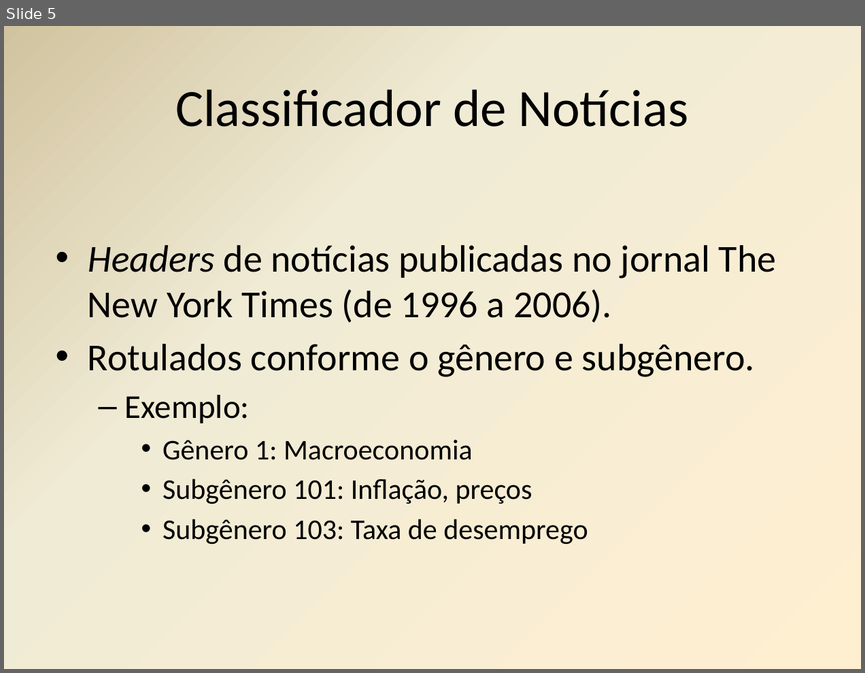
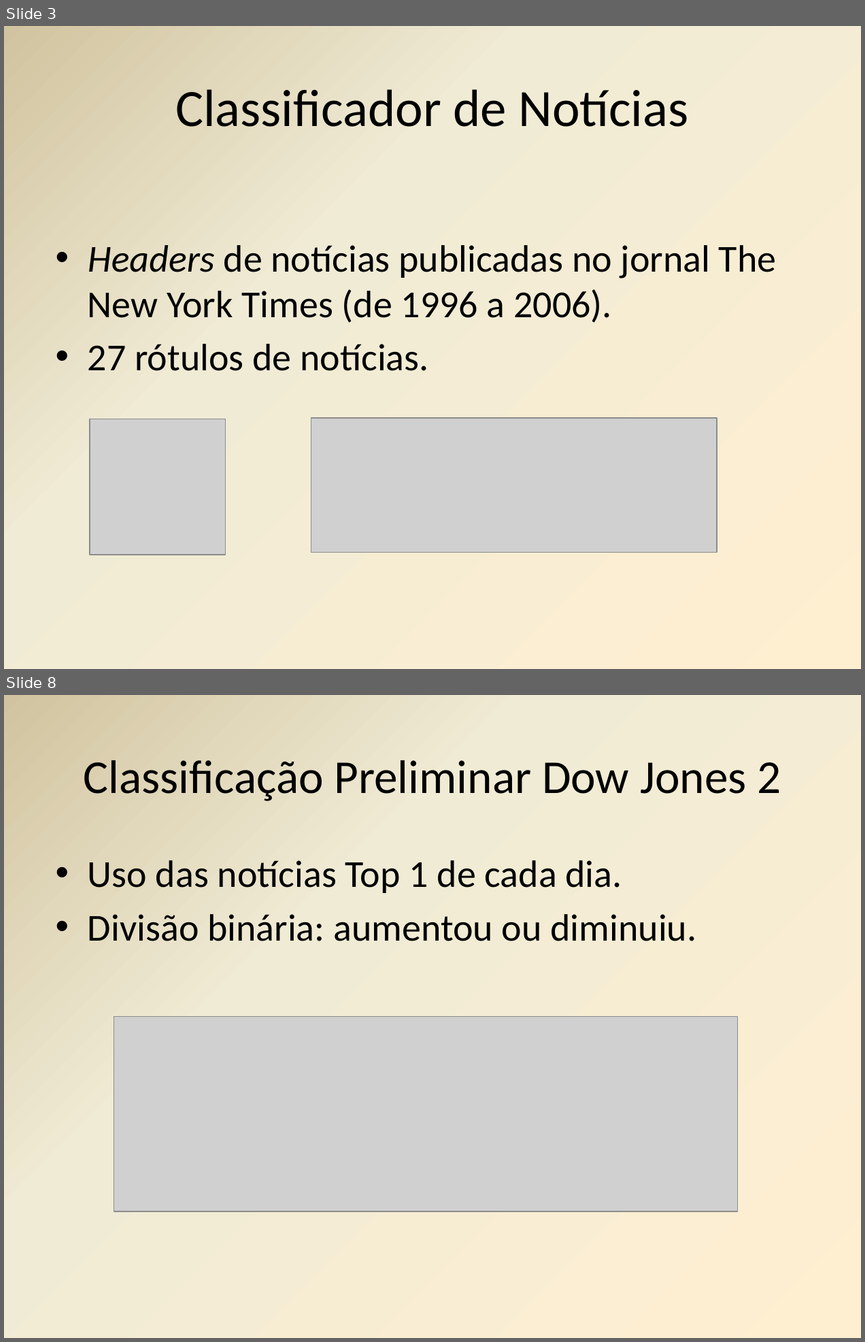
Before and after one commit to mmcastanho/python_kdd, a slide deck: Etapa1_Andre_Matheus.pptx. Shown one above the other, each under a label of ours: slide 5 before the commit, slides 3 and 8 after it; the slides between them are not shown. The pictures are 865x673 and 865x1342 pixels, drawn with LibreOffice and Linux fonts; fonts in the diff are those of the drawing; grey boxes stand for pictures. Boxes give left, top, right and bottom in pixels: in the first picture for what was removed or moved away, otherwise in the second. Text is boxed around its words. In the diff, an @@ line names an element or a change of style, - is before the commit and + after.

```diff
--- a/Etapa1_Andre_Matheus.pptx
+++ b/Etapa1_Andre_Matheus.pptx
@@ slide 8 added at [4,695,861,1338], background gradient #FFEFD1 to #F0EBD5 to #D1C39F @@
@@ title added at [84,760,781,801], 39.6 pt, text #000000 @@
+Classificação Preliminar Dow Jones 2
@@ text added at [88,860,697,941], 32 pt, text #000000 @@
+• Uso das notícias Top 1 de cada dia.
+• Divisão binária: aumentou ou diminuiu.
@@ picture added at [113,1016,736,1211] @@
@@ what was slide 5 is now slide 3 @@
@@ slide 3 changed as well @@
@@ text at [88,344,428,371]: text changed; size 24 to 32 pt @@
-• Rotulados conforme o gênero e subgênero.
-  – Exemplo:
-    • Gênero 1: Macroeconomia
-    • Subgênero 101: Inflação, preços
-    • Subgênero 103: Taxa de desemprego
+• 27 rótulos de notícias.
@@ picture added at [90,418,225,554] @@
@@ picture added at [311,418,716,552] @@
```
Also in this commit, not shown: 3 other slides changed, 5 other slides added, 5 slides removed, 3 other files.
